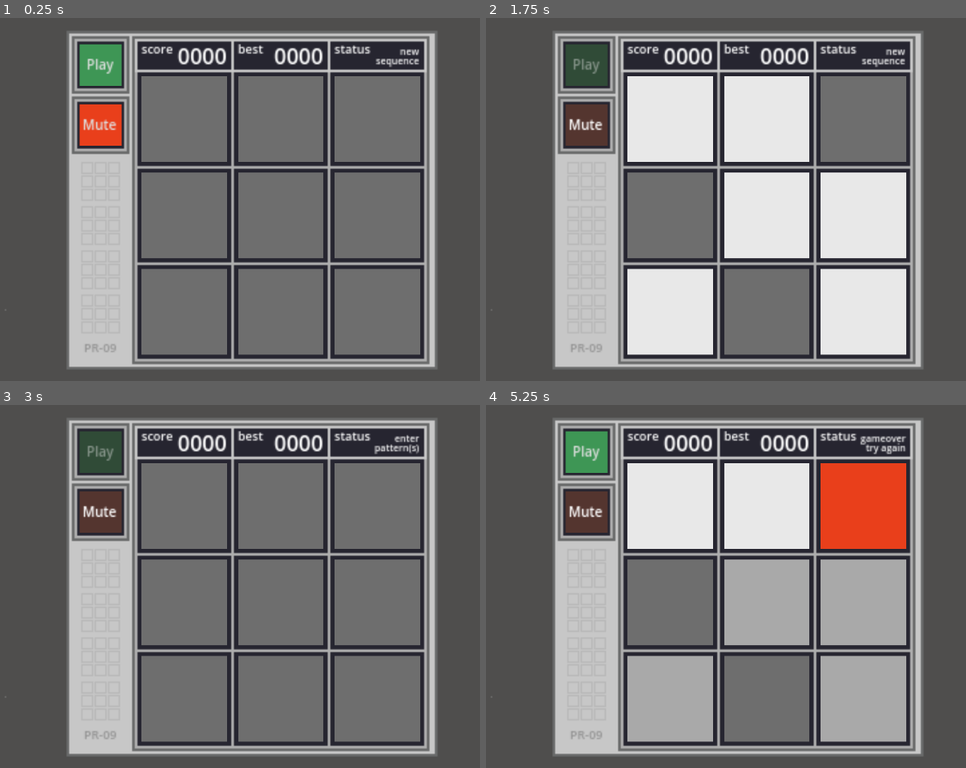
Above: before the commit, frames 1-4 (two rows, left to right).
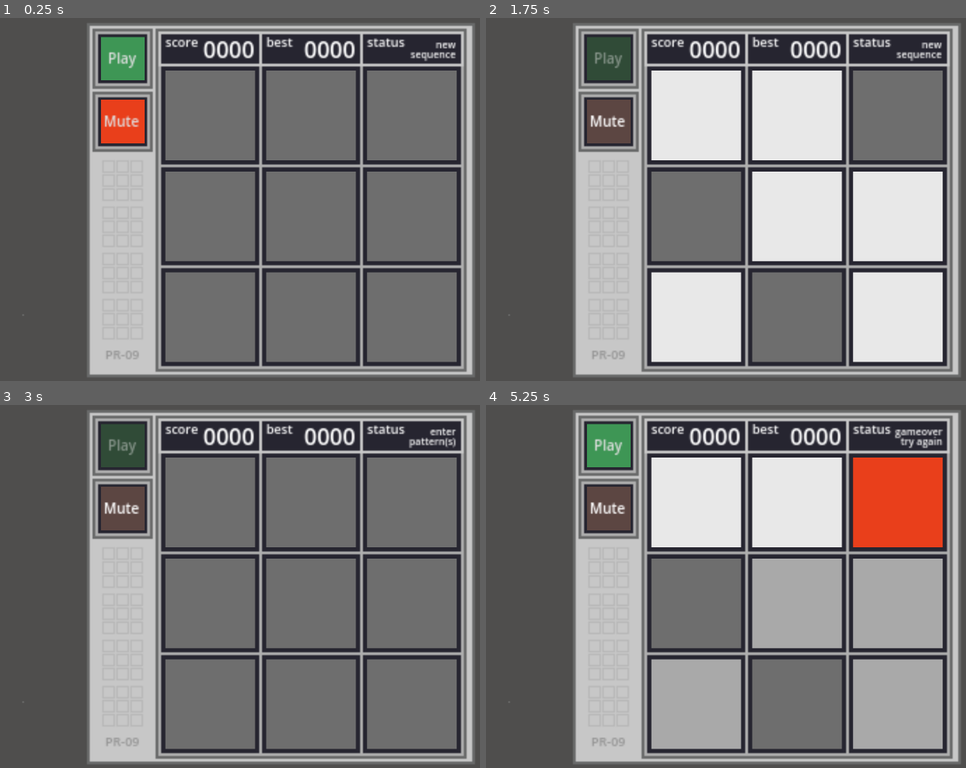
Above: after the commit, the same moments.

Repository: ethan-berkowitz/memoryGame
Game: Godot game, scene res://scenes/game.tscn
Two runs of this game, one before a commit and one after it. Both use one fixed random seed, a clock stepped at 60 frames per second and the inputs below.
Inputs (mouse positions are in pixels of both pictures, inside the frame that each line leads up to; where the layout moved, square brackets give the same spot in the first picture):
- Up to frame 1 (0.25 s): no input
- Up to frame 2 (1.75 s): click "Play" at 0.5 s; click "Mute" at 1.25 s
- Up to frame 3 (3 s): tap Enter at 2 s; tap C (C) at 2.1, 2.85 s; tap Space at 2.75 s
- Up to frame 4 (5.25 s): click (697, 503) [668, 506] at 3.5 s; click (798, 503) [769, 506] at 4.25 s; click (898, 503) [865, 506] at 5 s

The runs differ from the first frame. In frame 1, 41% of the frame differs, in the area x 1-99%, y 1-99%; in frame 2, 46%; in frame 3, 41%; in frame 4, 45%.

Commit message:
changed mute color

Diff:
--- a/scenes/game.tscn
+++ b/scenes/game.tscn
@@ -28,7 +28,7 @@
 bg_color = Color(0.85098, 0.227451, 0.101961, 1)
 
 [sub_resource type="StyleBoxFlat" id="StyleBoxFlat_tbums"]
-bg_color = Color(0.329412, 0.207843, 0.184314, 1)
+bg_color = Color(0.360784, 0.27451, 0.258824, 1)
 
 [sub_resource type="StyleBoxFlat" id="StyleBoxFlat_ac306"]
 bg_color = Color(0.490196, 0.164706, 0.0980392, 1)
@@ -209,4 +209,5 @@
 
 [node name="Camera2D" type="Camera2D" parent="."]
 position = Vector2(0, -12)
-zoom = Vector2(2.39, 2.39)
+offset = Vector2(-21.61, 2.08165e-12)
+zoom = Vector2(2.5, 2.5)
